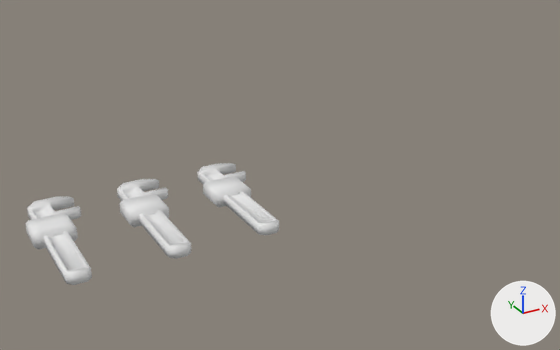
Two versions of the FBX model Assets/Art/Models/Items/Functional/Tools/Generic/wrenches.fbx, one commit apart.
The view is the same before and after, from a 50 mm camera at (-0.705, -1.089, 1.182) aimed at (0.483, 1.071, 0.102). Lighting does not change. The marker at lower right points along +X, +Y and +Z. Materials are left out; every surface is plain grey.

In view in the first picture: 'wrench', 'wrench brass', 'wrench syndicate'.
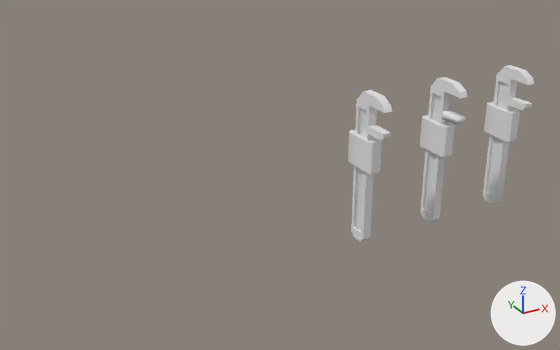
Where the newer file only moved an object's origin or applied its transform, the numbers keep the older frame.

Location of each change, (x1, y1, x2, y2) in pixels of the pictures (560 x 350 px; the box of a moved part takes in the faces that stretch with it):
'wrench', reshaped, moved, turned
    before: (25, 197, 92, 285)
    after: (348, 90, 392, 241)
'wrench brass', reshaped (35% narrower, 80% taller)
    before: (117, 179, 191, 259)
    after: (420, 77, 468, 222)
'wrench syndicate', reshaped (37% narrower, 93% taller)
    before: (197, 163, 279, 235)
    after: (483, 65, 534, 205)
part 2 of me_cube_008, moved or reshaped
    before: (27, 197, 92, 285)
    after: (351, 90, 392, 241)
part 3 of me_cube_008, moved or reshaped
    before: (55, 206, 81, 220)
    after: (368, 125, 391, 141)
part 4 of me_cube_008, added
    after: (348, 130, 382, 174)
part 5 of me_cube_008, deleted
    before: (25, 213, 78, 249)
part 7 of me_cube_010, moved or reshaped
    before: (203, 176, 251, 207)
    after: (484, 102, 520, 142)
part 8 of me_cube_010, moved or reshaped
    before: (224, 171, 246, 182)
    after: (508, 97, 532, 111)
part 9 of me_cube_010, added
    after: (483, 65, 534, 205)
part 10 of me_cube_010, deleted
    before: (197, 163, 279, 235)

The change, as a diff of the scene's bpy script:
```diff
--- a/Assets/Art/Models/Items/Functional/Tools/Generic/wrenches.fbx.py
+++ b/Assets/Art/Models/Items/Functional/Tools/Generic/wrenches.fbx.py
@@ me_cube_008 @@
 # used by ob_wrench; location = (-0.286, 1.0, 0.03)
-me_cube_008.from_pydata(...)  # 160 vertices, 119 faces; spans x -0.067..0.119, y -0.155..0.388, z -0.025..0.027
+me_cube_008.from_pydata(...)  # 128 vertices, 87 faces; spans x -0.027..0.025, y -0.155..0.388, z -0.067..0.119
+# me_cube_008 part 2: the loose piece of 102 vertices spanning x -0.037..0.119, y -0.155..0.388, z -0.015..0.016 is turned -90 degrees about the y axis through the mesh origin
+# me_cube_008 part 3: the loose piece of 10 vertices spanning x 0.037..0.119, y 0.253..0.278, z -0.015..0.016 is turned -90 degrees about the y axis through the mesh origin
+# me_cube_008 part 4: a new loose piece of 16 vertices spanning x -0.027..0.025, y 0.121..0.23, z -0.067..0.067
+# me_cube_008 part 5: the loose piece of 48 vertices spanning x -0.067..0.067, y 0.121..0.23, z -0.025..0.027 is deleted
+# me_cube_008 part 6: the surface is now shaded flat
@@ me_cube_007 @@
 me_cube_007.from_pydata(...)  # 128 vertices, 87 faces; spans x -0.067..0.119, y -0.155..0.388, z -0.025..0.027
 # used by ob_wrench_brass; location = (0.022, 1.0, 0.03)
+# me_cube_007 part 1: the whole mesh is multiplied about its middle by the matrix ((0.0, 0.0, -1.0), (-1.0, 0.0, 0.0), (0.0, 1.0, 0.0)), then moved by (0.973, -0.242, 0.115)
@@ me_cube_010 @@
 # used by ob_wrench_syndicate; location = (0.327, 1.0, 0.03)
-me_cube_010.from_pydata(...)  # 136 vertices, 93 faces; spans x -0.067..0.119, y -0.155..0.388, z -0.025..0.027
+me_cube_010.from_pydata(...)  # 136 vertices, 95 faces; spans x 0.973..1.025, y -0.219..-0.033, z -0.155..0.388
+# me_cube_010 part 7: the loose piece of 16 vertices spanning x -0.067..0.067, y 0.121..0.23, z -0.025..0.027 is multiplied about its middle by the matrix ((0.0, 0.0, -1.0), (-1.0, 0.0, 0.0), (0.0, 1.0, 0.0)), then moved by (0.999, -0.276, 0.175)
+# me_cube_010 part 8: the loose piece of 10 vertices spanning x 0.037..0.119, y 0.253..0.278, z -0.015..0.016 is multiplied about its middle by the matrix ((0.0, 0.0, -1.0), (-1.0, 0.0, 0.0), (0.0, 1.0, 0.0)), then moved by (0.921, -0.443, 0.265)
+# me_cube_010 part 9: a new loose piece of 110 vertices spanning x 0.984..1.015, y -0.219..-0.063, z -0.155..0.388
+# me_cube_010 part 10: the loose piece of 110 vertices spanning x -0.037..0.119, y -0.155..0.388, z -0.015..0.016 is deleted
+# me_cube_010 part 11: the surface is now shaded flat
@@ ob_wrench @@
 ob_wrench = bpy.data.objects.new('wrench', me_cube_008)
-ob_wrench.location = (-0.286, 1.0, 0.03)
+ob_wrench.location = (0.714, 0.9, 0.03)
+ob_wrench.rotation_euler = (1.571, 0.0, 0.0)  # degrees (90, 0, 0)
```
